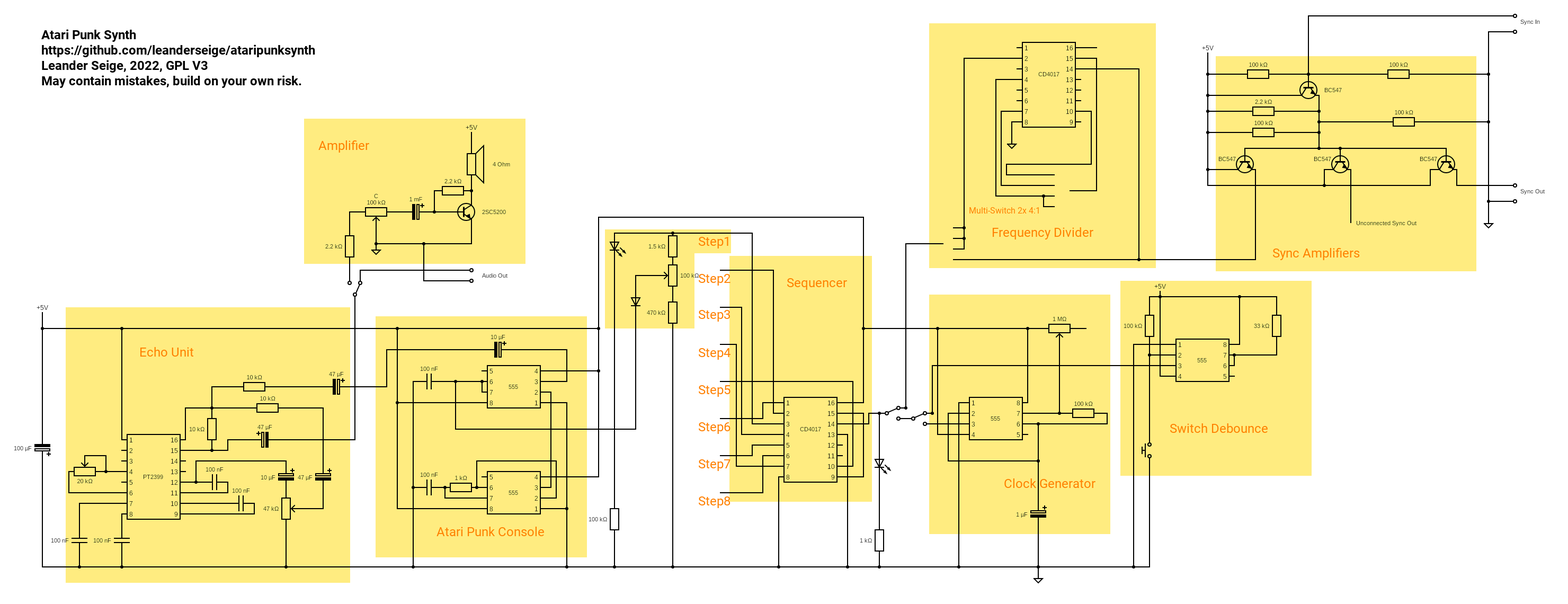
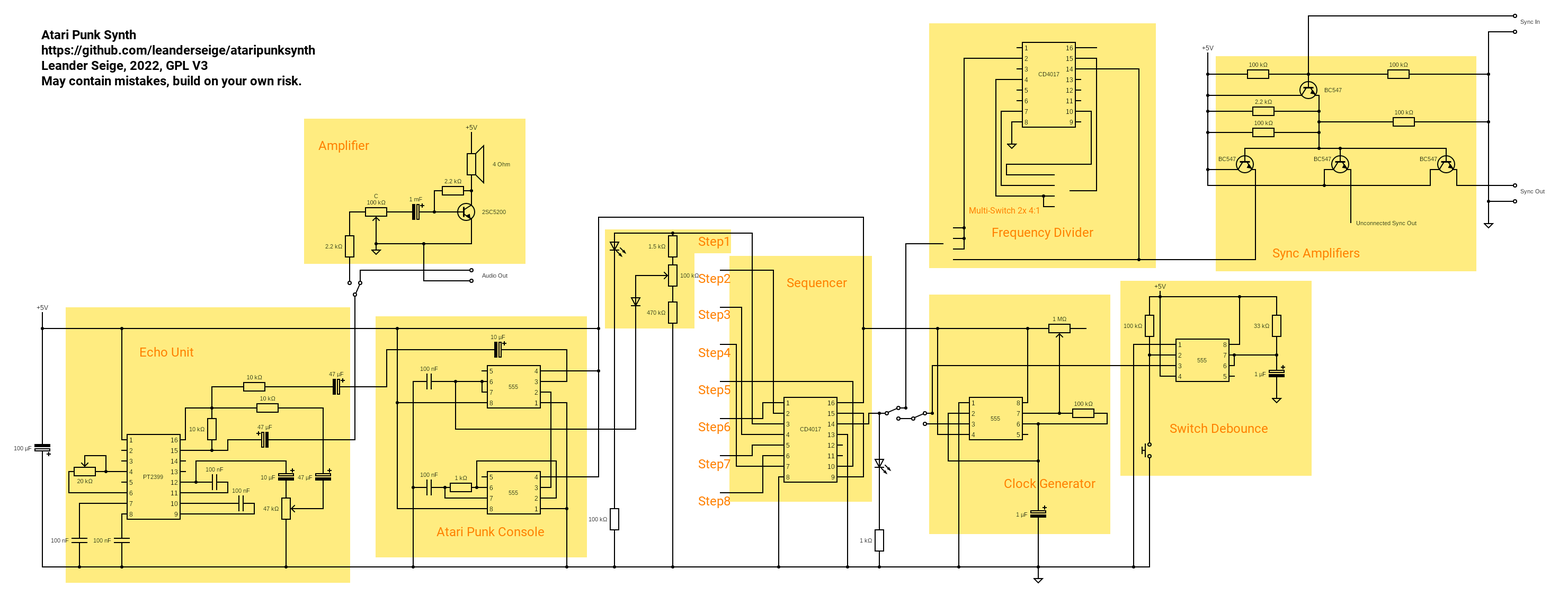
Comparing the layer stacks of the two 1568x604 images. Changes:
renamed "circuit (1).png" to "Pasted Layer", painted on it over [1254, 353, 1286, 404]
